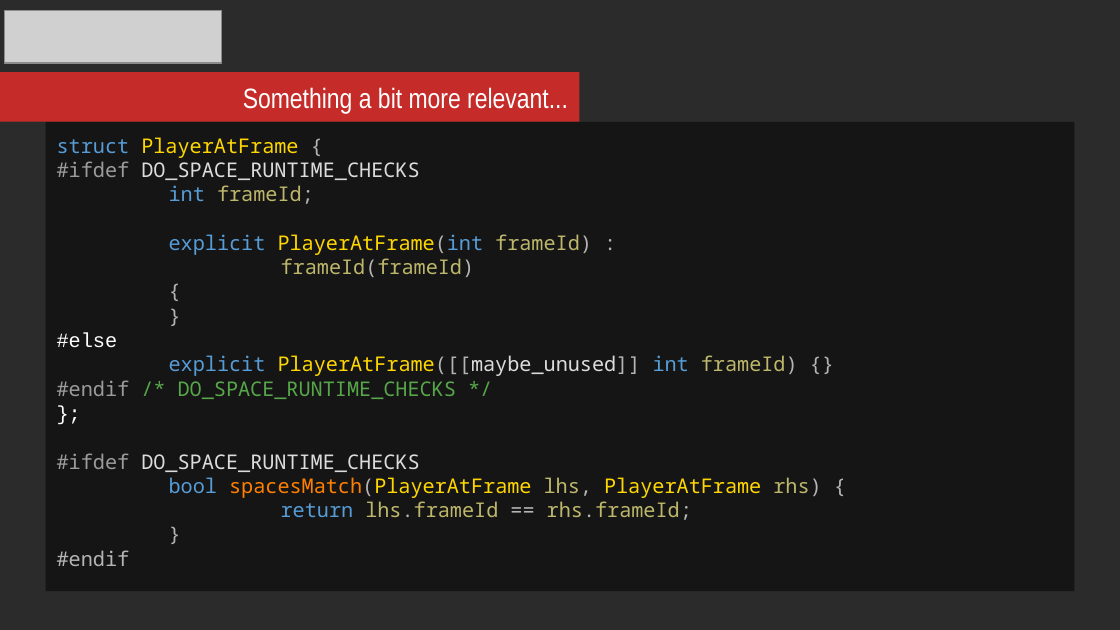
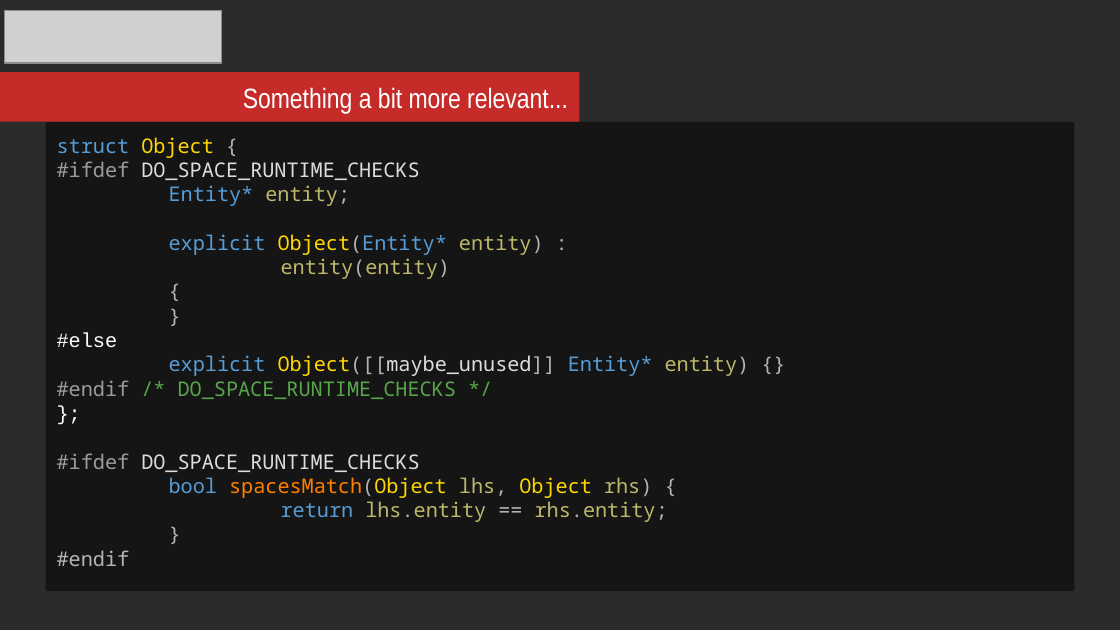
Before and after one commit to mikosz/type-safety, a slide deck: slide 29 of ask-not-what-you-can-do-for-the-compiler.odp. Drawn at 1120x630 pixels with LibreOffice and Linux fonts; fonts in the diff are those of the drawing; grey boxes stand for pictures; background and template pictures are left out; a plain dark background stands for a picture behind light text. Boxes give left, top, right and bottom in pixels: in the first picture for what was removed or moved away, otherwise in the second. Text is boxed around its words. In the diff, an @@ line names an element or a change of style, - is before the commit and + after.

```diff
--- a/ask-not-what-you-can-do-for-the-compiler.odp
+++ b/ask-not-what-you-can-do-for-the-compiler.odp
@@ text in rectangle at <box>57,137,214,158</box>: text changed; text colour #FFD700 to #569CD6 @@
-struct PlayerAtFrame {
+struct Object {
@@ text in rectangle at <box>169,185,544,279</box>: text changed @@
-int frameId;
-explicit PlayerAtFrame(int frameId) :
-frameId(frameId)
+Entity* entity;
+explicit Object(Entity* entity) :
+entity(entity)
@@ text in rectangle at <box>169,355,750,376</box>: text changed; text colour #FFD700 to #569CD6 @@
-explicit PlayerAtFrame([[maybe_unused]] int frameId) {}
+explicit Object([[maybe_unused]] Entity* entity) {}
@@ text in rectangle at <box>169,477,668,522</box>: text changed; text colour #FFD700 to #BDB76B @@
-bool spacesMatch(PlayerAtFrame lhs, PlayerAtFrame rhs) {
-return lhs.frameId == rhs.frameId;
+bool spacesMatch(Object lhs, Object rhs) {
+return lhs.entity == rhs.entity;
```
